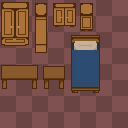
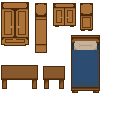
Layers edited between the first and the second 128x128 image:
hid group "BgGrid" (2 layers) over <box>0,0,128,128</box>
